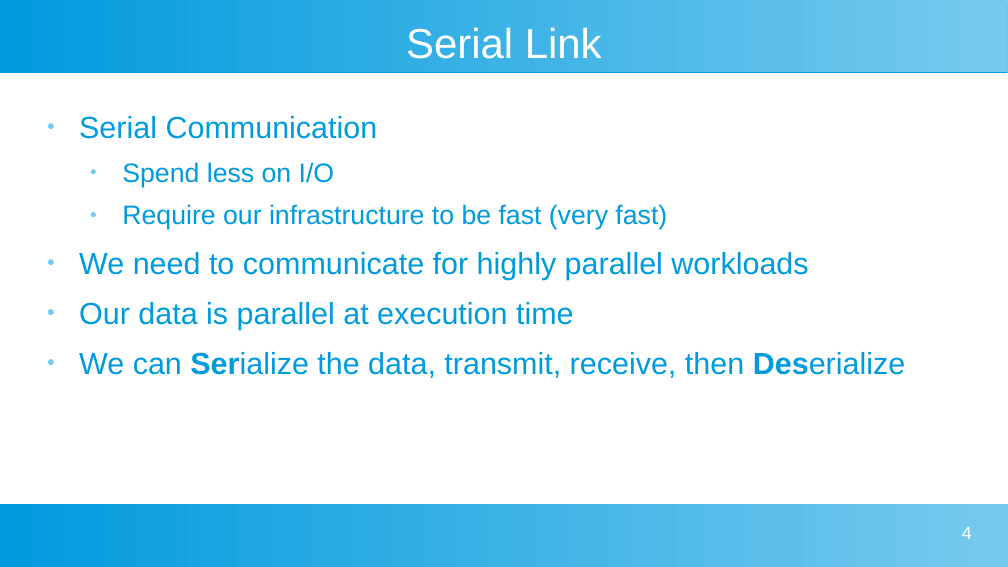
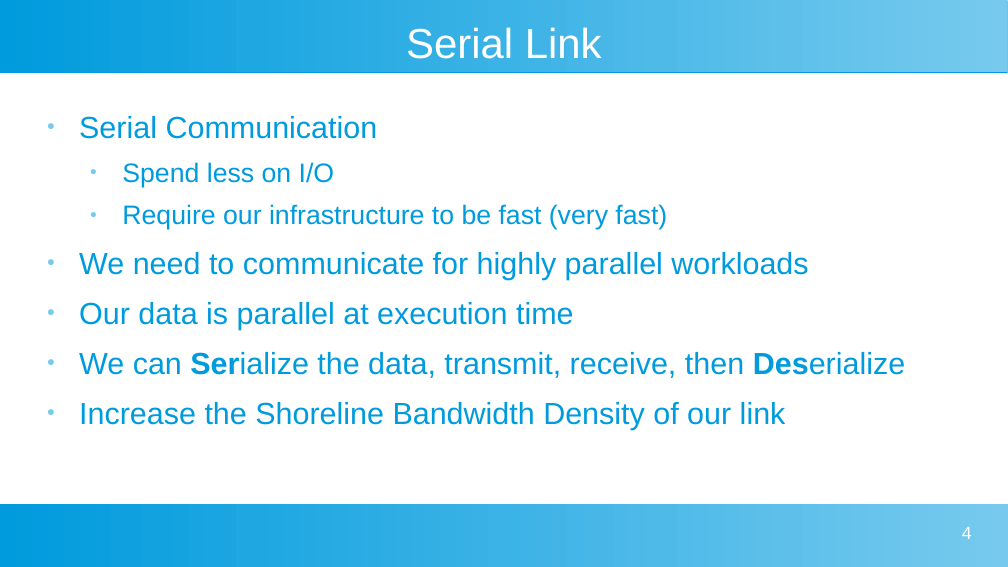
Before and after one commit to fiumad/Advanced-Computer-Systems, a slide deck: slide 4 of Research Report/Research Presentation.odp. Drawn at 1008x567 pixels with LibreOffice and Linux fonts; fonts in the diff are those of the drawing. Boxes give left, top, right and bottom in pixels: in the first picture for what was removed or moved away, otherwise in the second. Text is boxed around its words. In the diff, an @@ line names an element or a change of style, - is before the commit and + after.

```diff
--- a/Research Report/Research Presentation.odp
+++ b/Research Report/Research Presentation.odp
@@ text at (x1=79, y1=402, x2=786, y2=430): paragraph added @@
+● Increase the Shoreline Bandwidth Density of our link
```
Also in this commit, not shown: 2 other slides changed, 1 slide added, 14 other files.
